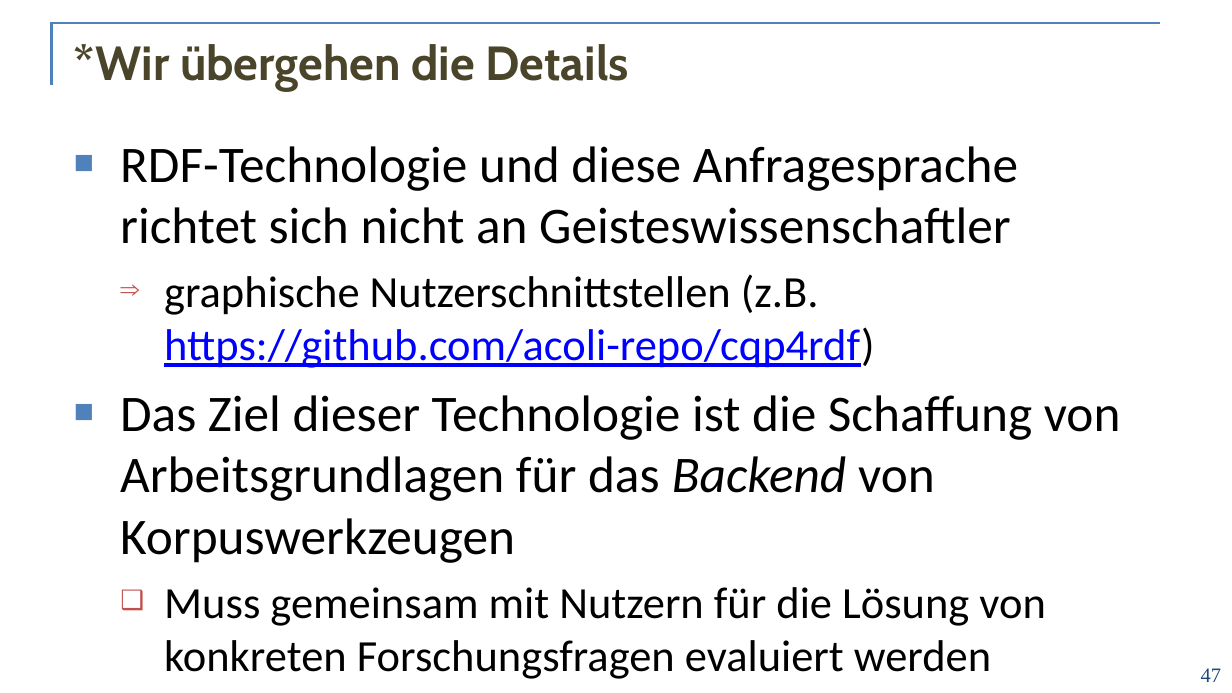
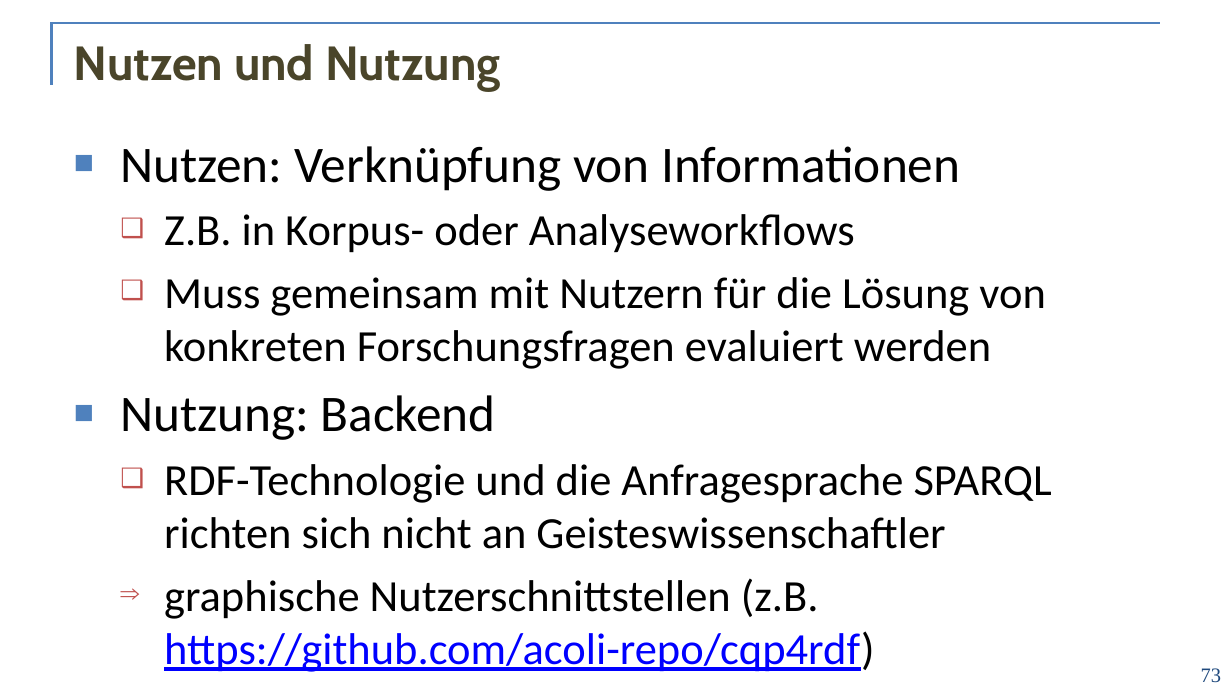
Before and after one commit to acoli-repo/rdf4discourse, a slide deck: slide 73 of doc/vortrag.pptx (slide 47 before the commit). Drawn at 1232x693 pixels with LibreOffice and Linux fonts; fonts in the diff are those of the drawing; background and template pictures are left out. Boxes give left, top, right and bottom in pixels: in the first picture for what was removed or moved away, otherwise in the second. Text is boxed around its words. In the diff, an @@ line names an element or a change of style, - is before the commit and + after.

```diff
--- a/doc/vortrag.pptx
+++ b/doc/vortrag.pptx
@@ title at [74, 44, 501, 91]: text changed @@
-*Wir übergehen die Details
+Nutzen und Nutzung
@@ text at [120, 146, 1052, 549]: text changed; size 30 to 26 pt @@
-■ RDF-Technologie und diese Anfragesprache richtet sich nicht an Geisteswissenschaftler
+■ Nutzen: Verknüpfung von Informationen
+  ❑ Z.B. in Korpus- oder Analyseworkflows
+  ❑ Muss gemeinsam mit Nutzern für die Lösung von konkreten Forschungsfragen evaluiert werden
+■ Nutzung: Backend
+  ❑ RDF-Technologie und die Anfragesprache SPARQL richten sich nicht an Geisteswissenschaftler
@@ text at [120, 395, 1121, 679]: paragraphs removed @@
-■ Das Ziel dieser Technologie ist die Schaffung von Arbeitsgrundlagen für das Backend von Korpuswerkzeugen
-  ❑ Muss gemeinsam mit Nutzern für die Lösung von konkreten Forschungsfragen evaluiert werden
@@ page number at [1201, 668, 1221, 683]: text changed @@
-47
+73
```
Also in this commit, not shown: 27 other slides changed, 28 slides added, 31 slides removed, 2 other files.
